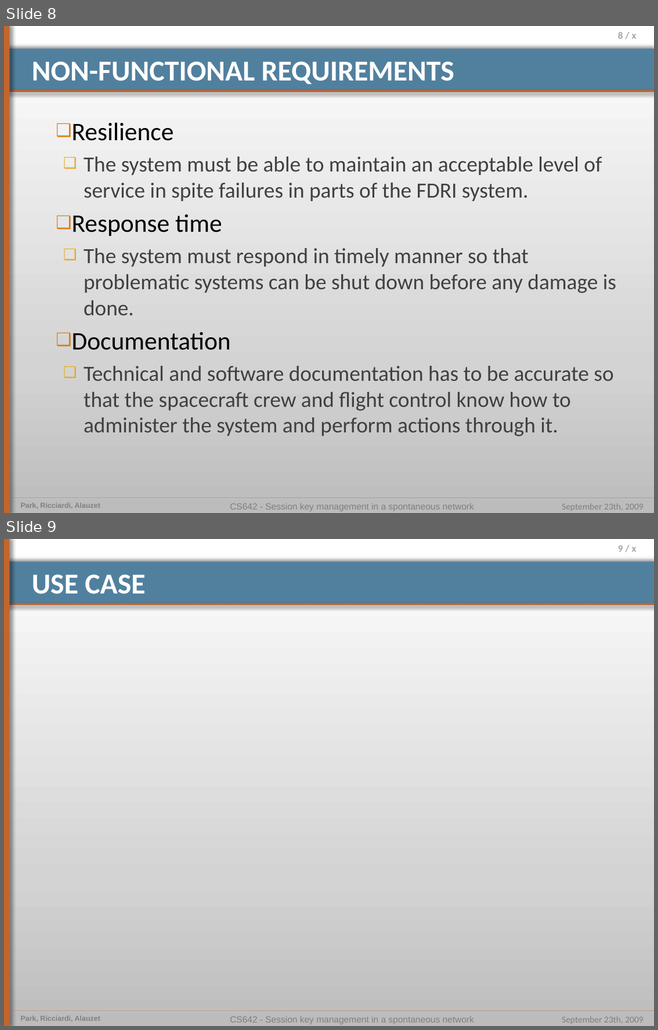
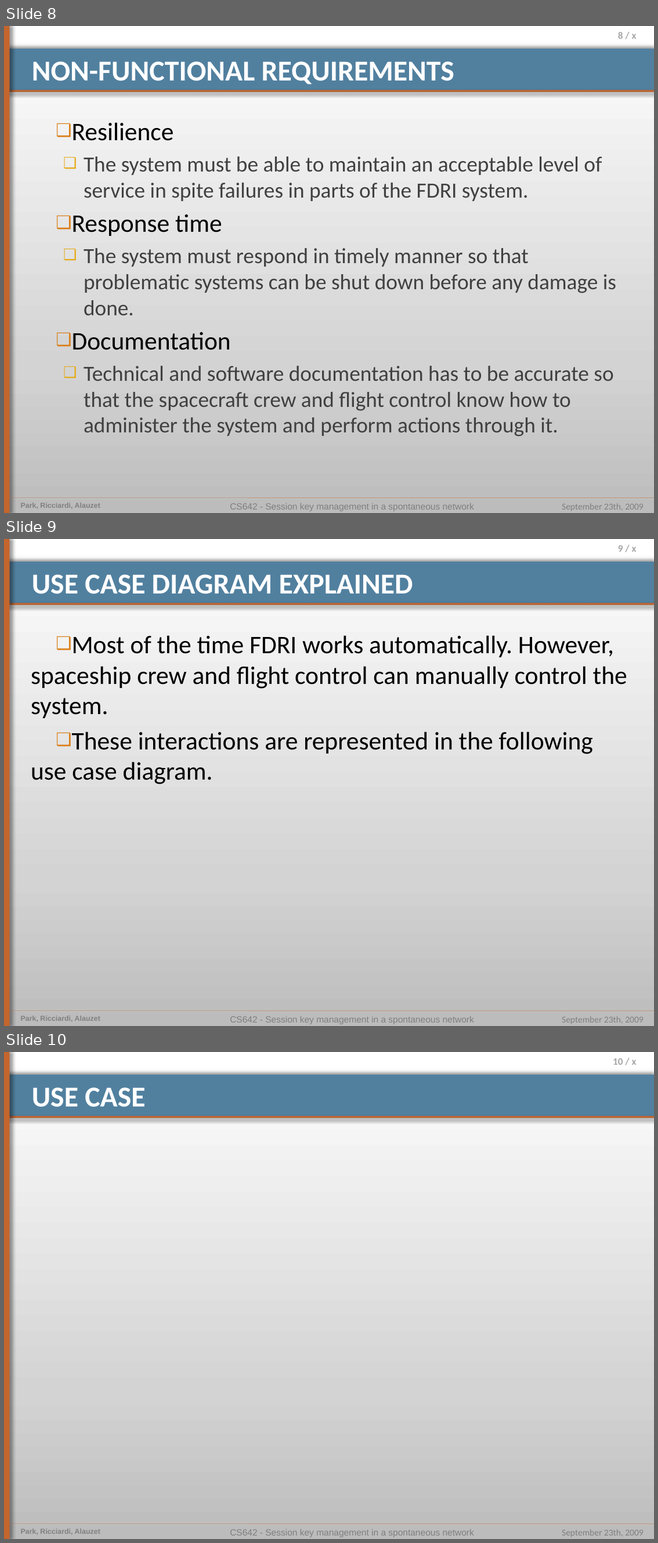
Before and after one commit to pierrealauzet/euroteam, a slide deck: Project 1/CS554_EuroTeam_Proposal.pptx. Shown one above the other, each under a label of ours: slides 8 and 9 before the commit, slides 8, 9 and 10 after it. The pictures are 658x1030 and 658x1543 pixels, drawn with LibreOffice and Linux fonts; fonts in the diff are those of the drawing. Boxes give left, top, right and bottom in pixels: in the first picture for what was removed or moved away, otherwise in the second. Text is boxed around its words. In the diff, an @@ line names an element or a change of style, - is before the commit and + after.

Commit message:
added slide for explaining use case diagram

```diff
--- a/Project 1/CS554_EuroTeam_Proposal.pptx
+++ b/Project 1/CS554_EuroTeam_Proposal.pptx
@@ slide 9 added at (4, 539, 654, 1026), background gradient #BDBDBD to #D3D3D3 to #FFFFFF; not listed: 9 template elements that a slide beside it also shows @@
@@ title added at (32, 574, 413, 594), 32 pt, text #FFFFFF, bold @@
+USE CASE DIAGRAM EXPLAINED
@@ text added at (31, 635, 627, 784), 28 pt, text #000000 @@
+❑ Most of the time FDRI works automatically. However, spaceship crew and flight control can manually control the system.
+❑ These interactions are represented in the following use case diagram.
@@ what was slide 9 is now slide 10 @@
@@ page number at (612, 1058, 636, 1065): text changed @@
-9 / x
+10 / x
```
